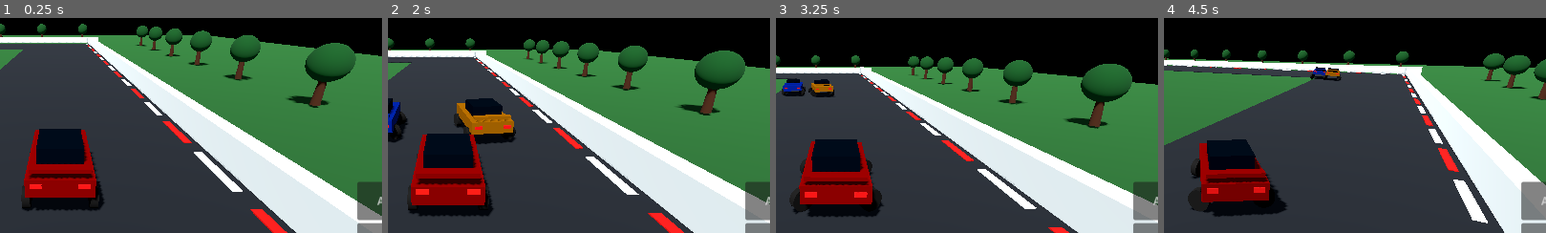
Above: before the commit, frames 1-4 (left to right).
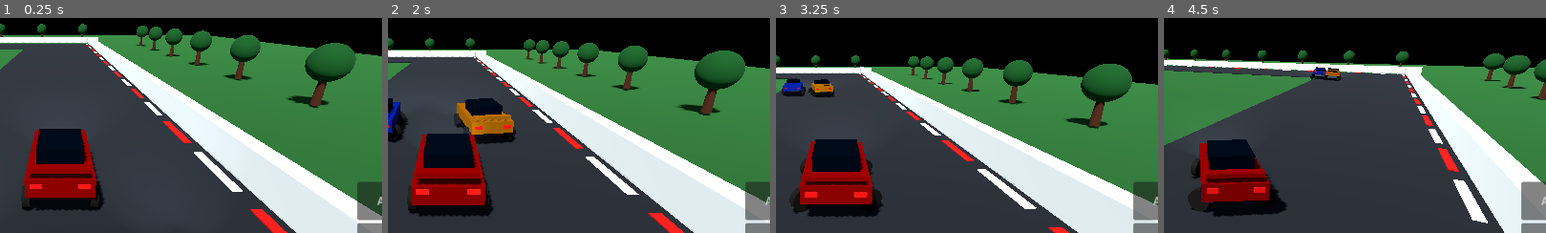
Above: after the commit, the same moments.

Repository: mojiolatunji34-cpu/Apex-
Game: Godot game, scene res://scenes/main.tscn
Same seed, same stepped clock (60 frames per second), same inputs: the game is played once before the commit and once after it.
Inputs:
- Up to frame 1 (0.25 s): no input
- Up to frame 2 (2 s): hold D (steer_right) 0.53-1.28 s; hold Space (brake) from 1.28 s (still down)
- Up to frame 3 (3.25 s): release Space (brake) at 2.03 s; hold D (steer_right) 2.03-2.78 s; hold W (accelerate) from 2.78 s (still down)
- Up to frame 4 (4.5 s): release W (accelerate) at 3.53 s; hold A (steer_left) from 3.53 s (still down)
The pictures show only the part of the screen within x 42-92%, y 20-70%; the shares and areas given below are measured in that part.

The runs differ from the first frame. In frame 2, 0.1% of the frame differs, in the area x 22-24%, y 46-55%; in frame 3, less than 0.1%; in frame 4, less than 0.1%.

Commit message:
Add paired forward headlight beams and smoke-test lighting

Diff:
--- a/scripts/car_controller.gd
+++ b/scripts/car_controller.gd
@@ -446,6 +446,18 @@
 		add_child(headlamp)
 		body_animation_nodes.append(headlamp)
 
+		# Low-cost forward lamps improve visibility and make the car read clearly at night.
+		var beam := SpotLight3D.new()
+		beam.name = "HeadlightBeam"
+		beam.position = Vector3(x, 0.42, -1.92)
+		beam.rotation.x = deg_to_rad(-4.0)
+		beam.light_color = Color(0.78, 0.87, 1.0)
+		beam.light_energy = 1.15
+		beam.spot_range = 24.0
+		beam.spot_angle = 32.0
+		beam.shadow_enabled = false
+		add_child(beam)
+
 	brake_light_material = StandardMaterial3D.new()
 	brake_light_material.albedo_color = Color(0.8, 0.015, 0.01)
 	brake_light_material.emission_enabled = true
--- a/tests/smoke_test.gd
+++ b/tests/smoke_test.gd
@@ -45,6 +45,10 @@
 		push_error("Smoke test failed: spatial engine audio player was not created")
 		quit(1)
 		return
+	if player.get_children().filter(func(node): return node is SpotLight3D and node.name == "HeadlightBeam").size() != 2:
+		push_error("Smoke test failed: paired forward headlight beams were not created")
+		quit(1)
+		return
 	player.register_collision_impact(22.0)
 	if player.damage_amount <= 0.0 or player.get_engine_health_factor() >= 1.0:
 		push_error("Smoke test failed: collision damage did not affect vehicle health")
